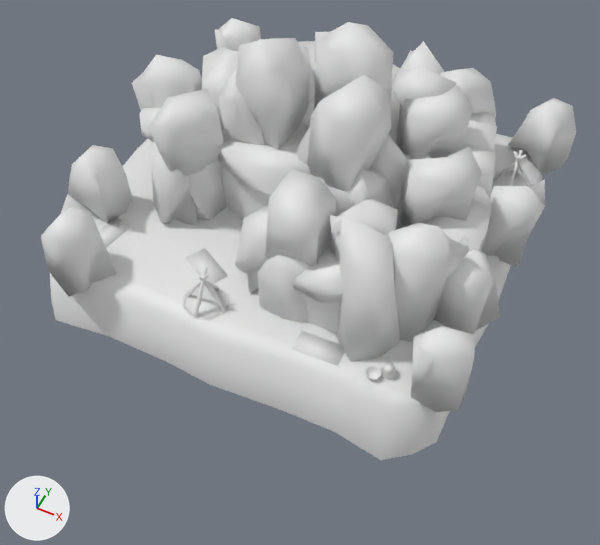
The COLLADA model art/meshes/structural/paiute/wonder.dae as it was, and as the next commit left it.
The view is the same before and after, from a 50 mm lens placed at (26.3, -56.9, 58.6), pointed at (1.8, -7.8, -2.6). The axes (+X, +Y, +Z) are drawn at lower left. The lights are the same throughout. Where no turn or scale is listed for an object, it has been applied to the vertices.

Objects in the first picture: 'wonder'.
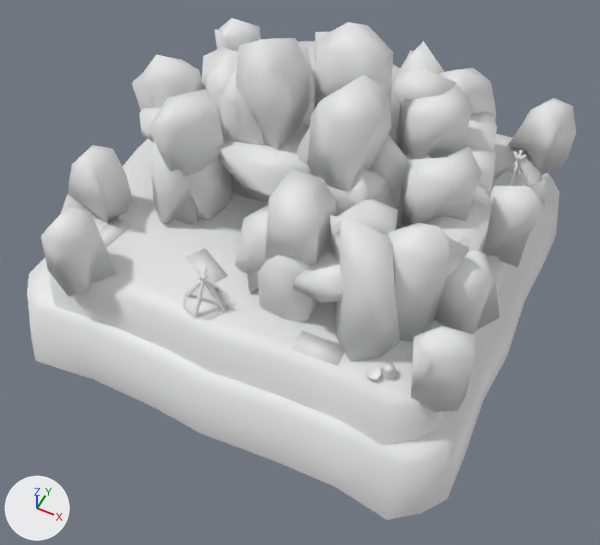
Where the change shows, as pixel boxes (x1, y1, x2, y2) in the pictures (600 x 545 px):
```json
{"object": "wonder", "change": "reshaped", "before": [41, 18, 576, 460], "after": [27, 18, 576, 520], "on screen": "14% taller"}
{"part": 1, "of": "me_cubo_31121", "change": "added", "after": [27, 173, 560, 520]}
{"part": 2, "of": "me_cubo_31121", "change": "deleted", "before": [220, 163, 340, 333]}
{"part": 3, "of": "me_cubo_31121", "change": "built on", "after": [308, 299, 381, 380]}
{"part": 4, "of": "me_cubo_31121", "change": "cut back", "before": [492, 171, 531, 187]}
```

The change, as JSON lines over the scene's bpy script:
```json
{"block": "me_cubo_31121", "where": "# used by ob_wonder; location = (0.0, 0.0, 0.0)"}
{"op": "remove", "block": "me_cubo_31121", "code": "me_cubo_31121.from_pydata(...)  # 2453 vertices, 3682 faces; spans x -22.1..21.6, y -21.7..19.3, z -5.9..18.5"}
{"op": "add", "block": "me_cubo_31121", "code": "me_cubo_31121.from_pydata(...)  # 2537 vertices, 3874 faces; spans x -24.3..22.7, y -24.1..21.7, z -11.0..18.5"}
{"block": "me_cubo_31121", "change": "me_cubo_31121 part 1: the loose piece of 113 vertices spanning x -21.8..20.2, y -21.7..19.3, z -5.9..0.3 is copied, and the copy is scaled about its middle by 1.12, then moved by (0.0, 0.0, -4.8); it spans x -24.3..22.7, y -24.1..21.7, z -11.0..-4.1"}
{"block": "me_cubo_31121", "change": "me_cubo_31121 part 2: 7 loose pieces with 28 vertices, spanning x -19.4..17.7, y -15.2..15.3, z -0.4..6.9, are deleted"}
{"block": "me_cubo_31121", "change": "me_cubo_31121 part 3"}
{"block": "me_cubo_31121", "change": "6 vertices in x 5.2..7.5, y -14.5..-11.0, z -0.1..5.9 move by (0.0, 3.7, 0.0)"}
{"block": "me_cubo_31121", "change": "1 vertex moves from x 5.8, y -11.9, z 4.2 to x 5.8, y -8.1, z 4.2"}
{"block": "me_cubo_31121", "change": "16 vertices are added at x 13.1..14.4, y -18.6..-17.4, z 0.3..0.9"}
{"block": "me_cubo_31121", "change": "38 new faces join them"}
{"block": "me_cubo_31121", "change": "me_cubo_31121 part 4"}
{"block": "me_cubo_31121", "change": "17 vertices are removed from x 14.9..19.3, y 8.6..12.7, z 0.2..0.4"}
{"block": "me_cubo_31121", "change": "36 faces are deleted"}
{"block": "me_cubo_31121", "change": "12 new faces join them"}
```
